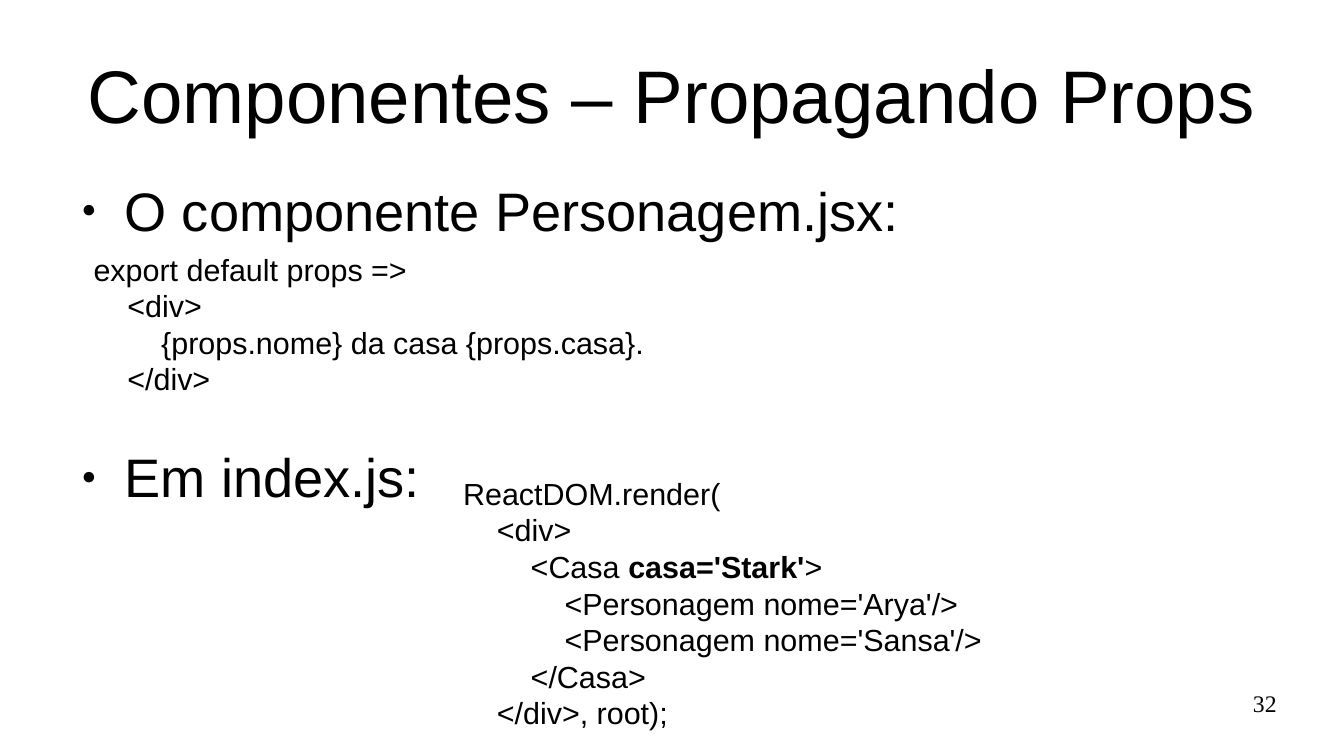
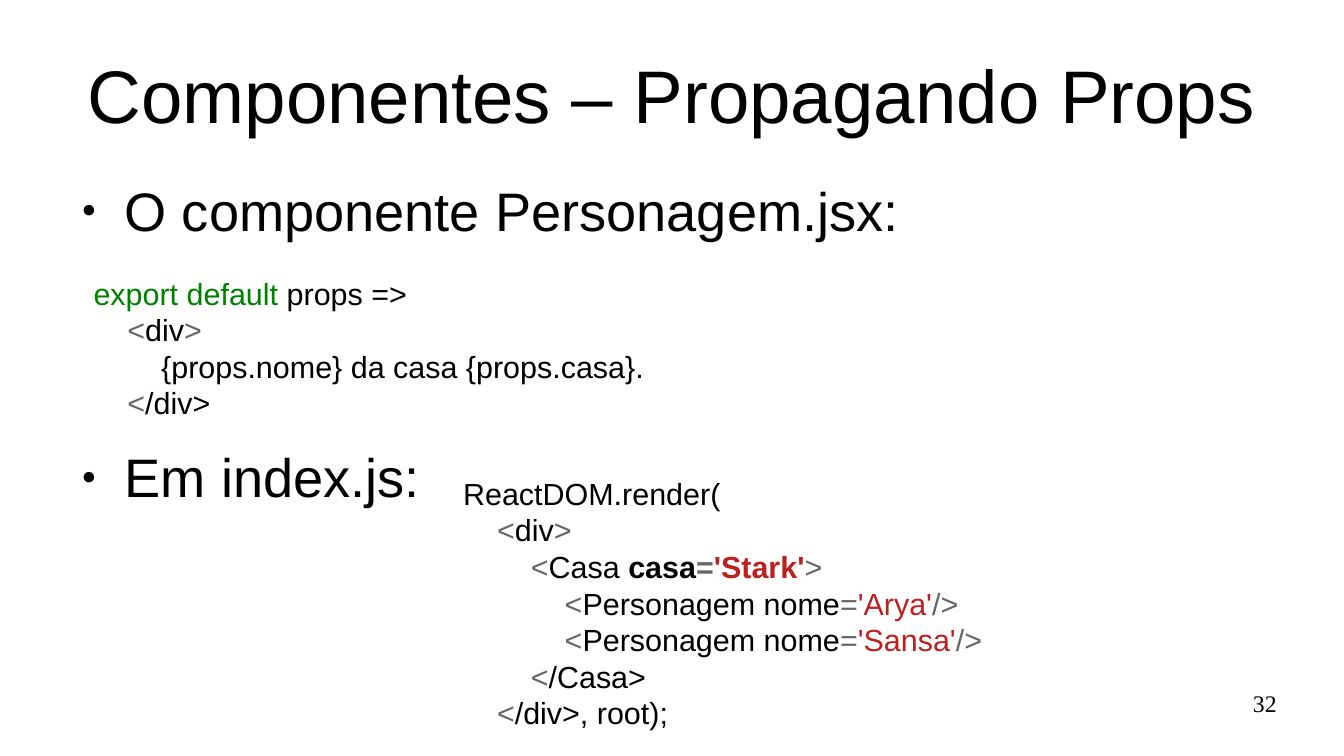
Before and after one commit to Marques-Dev/WEB_2020-1, a slide deck: slide 32 of SLIDES/aula01.odp. Drawn at 1344x756 pixels with LibreOffice and Linux fonts; fonts in the diff are those of the drawing. Boxes give left, top, right and bottom in pixels: in the first picture for what was removed or moved away, otherwise in the second. Text is boxed around its words. In the diff, an @@ line names an element or a change of style, - is before the commit and + after.

```diff
--- a/SLIDES/aula01.odp
+++ b/SLIDES/aula01.odp
@@ text "export default props =>": place and size @@
-text "export default props =>" at [94, 259, 644, 391]
+text "export default props =>" at [94, 283, 644, 415]
@@ text at [94, 283, 363, 415]: text colour #000000 to #008000 in "export default"; text colour #000000 to #666666 in "<div>", "</div>" @@
@@ text at [497, 519, 982, 730]: text colour #000000 to #666666 in "<div>", "<Casa casa='Stark'>", "<Personagem nome='Arya'/>", "<Personagem nome='Sansa'/>" and 2 more places; text colour #000000 to #BA2121 in "casa='Stark'>", "nome='Arya'/>", "nome='Sansa'/>" @@
```
Also in this commit, not shown: 9 other slides changed, 8 slides added, 5 slides removed, 5 other files.
